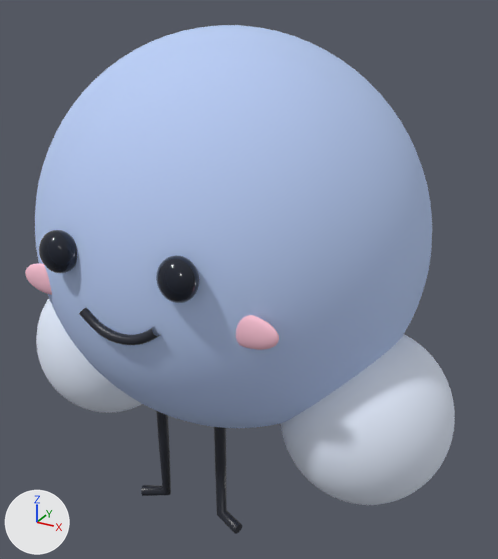
The glTF model public/models/moli.glb, before and after one commit.
The view is the same before and after, from a 50 mm lens placed at (2.1, -3.59, 3.04), pointed at (0.12, 0.01, 1.24). Lighting does not change. The marker at lower left points along +X, +Y and +Z. The first picture is the older version. Where no turn or scale is listed for an object, it has been applied to the vertices.

Before the edit, the objects in view are built like this:
```python
me_sphere_001 = bpy.data.meshes.new('Sphere.001')
me_sphere_001.from_pydata(...)  # 2498 vertices, 4992 faces; spans x -0.53..0.53, y -0.53..0.53, z -0.55..0.55
me_sphere_001.materials.append(mat_02___hidrógeno___azul_hielo)  # pale blue #e6efff
me_sphere_002 = bpy.data.meshes.new('Sphere.002')
me_sphere_002.from_pydata(...)  # 2498 vertices, 4992 faces; spans x -0.53..0.53, y -0.53..0.53, z -0.55..0.55
me_sphere_002.materials.append(mat_02___hidrógeno___azul_hielo)  # pale blue #e6efff
me_sphere_003 = bpy.data.meshes.new('Sphere.003')
me_sphere_003.from_pydata(...)  # a UV sphere (40 segments, 24 rings, poles along z) spanning x -0.105..0.105, y -0.09..0.09, z -0.115..0.115
me_sphere_003.materials.append(mat_04___ojos___negro_brillante)  # dark blue #181e2d
ob_moli___hidrógeno_derecho = bpy.data.objects.new('MOLI | Hidrógeno derecho', me_sphere_002)
ob_moli___hidrógeno_derecho.location = (1.0, -0.1, 0.57)
ob_moli___hidrógeno_izquierdo = bpy.data.objects.new('MOLI | Hidrógeno izquierdo', me_sphere_001)
ob_moli___hidrógeno_izquierdo.location = (-1.0, -0.1, 0.57)
ob_moli___ojo_izquierdo = bpy.data.objects.new('MOLI | Ojo izquierdo', me_sphere_003)
ob_moli___ojo_izquierdo.location = (-0.37, -1.142, 1.74)
# also in view: 'MOLI | Pantorrilla derecha' at (0.29, -0.58, -0.02); 'MOLI | Sonrisa (curva editable)' at (-0.01, -1.15, 1.38); 'MOLI | Ojo derecho' at (0.37, -1.14, 1.74); 'MOLI | Pantorrilla izquierda' at (-0.29, -0.58, -0.02); 'MOLI | Mejilla derecho' at (0.65, -0.97, 1.46)
```
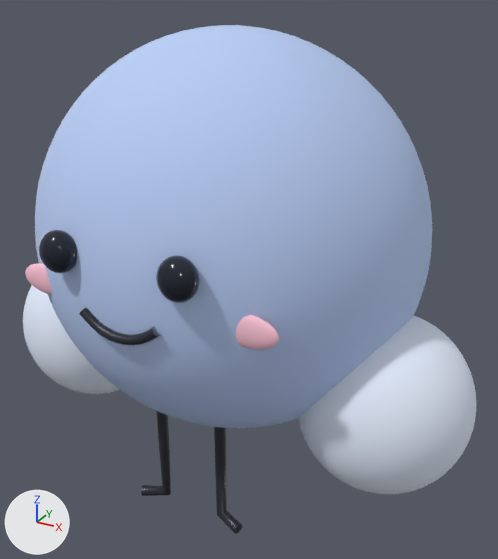
Changed parts and their boxes (x1, y1, x2, y2) in the pictures (498 x 559 px):
'MOLI | Hidrógeno derecho', moved
    before: (280, 334, 455, 505)
    after: (298, 316, 476, 494)
'MOLI | Hidrógeno izquierdo', moved
    before: (36, 299, 142, 413)
    after: (23, 285, 120, 394)

The change in detail:
Object 'MOLI | Hidrógeno derecho' (ob_moli___hidrógeno_derecho) moves from (1.0, -0.1, 0.57) to (1.11, -0.1, 0.696).
Object 'MOLI | Hidrógeno izquierdo' (ob_moli___hidrógeno_izquierdo) moves from (-1.0, -0.1, 0.57) to (-1.11, -0.1, 0.696).
